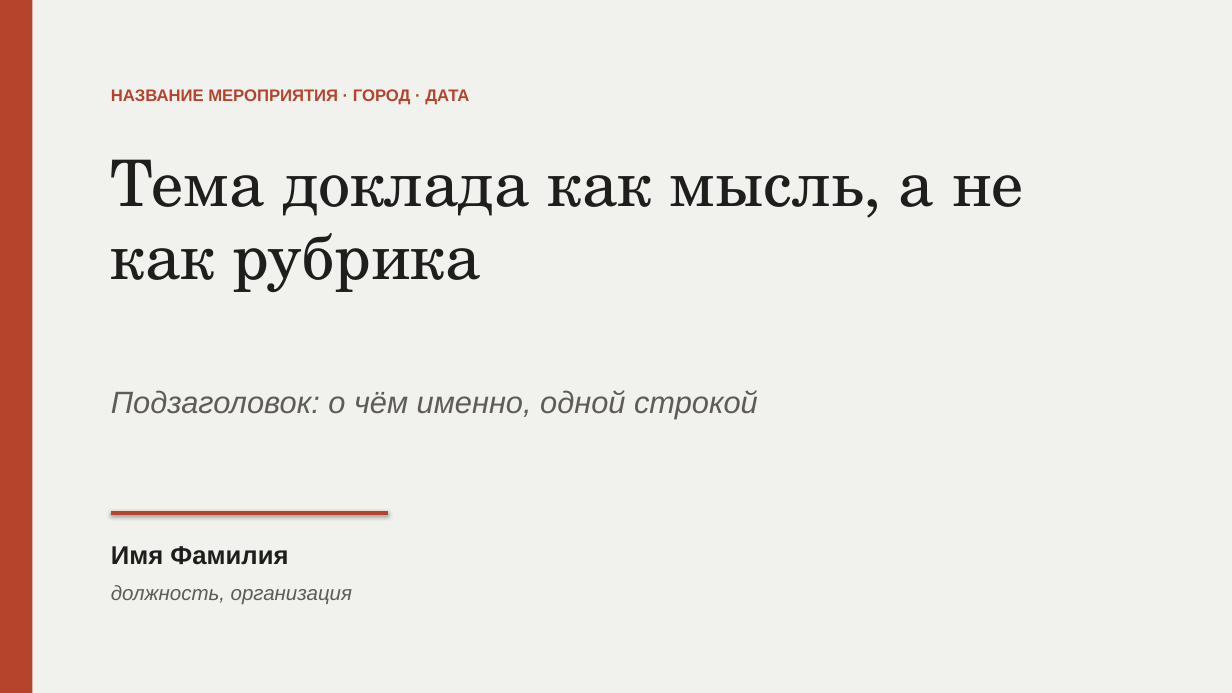
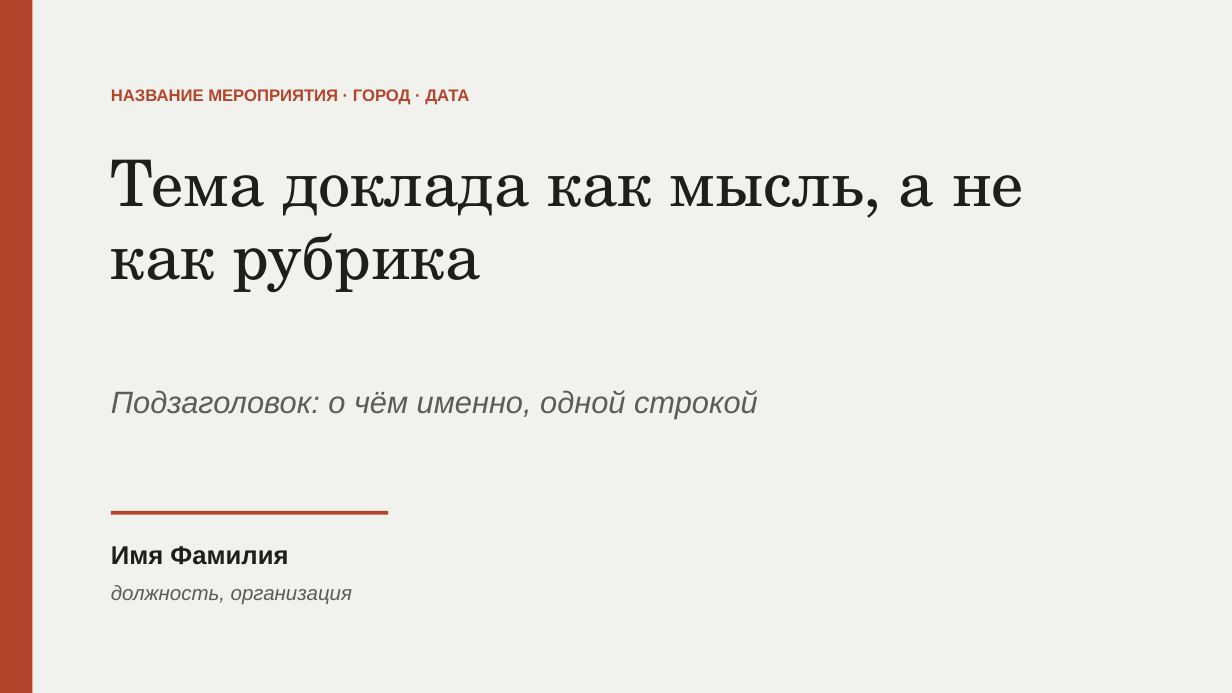
Before and after one commit to AlenaPrasol/vizitka-alena, a slide deck: slide 2 of razbory/prezentaciya-psihologa/fayly/skelet-doklada-15-slaydov.pptx. Drawn at 1232x693 pixels with LibreOffice and Linux fonts; fonts in the diff are those of the drawing. Boxes give left, top, right and bottom in pixels: in the first picture for what was removed or moved away, otherwise in the second. Text is boxed around its words. In the diff, an @@ line names an element or a change of style, - is before the commit and + after.

```diff
--- a/razbory/prezentaciya-psihologa/fayly/skelet-doklada-15-slaydov.pptx
+++ b/razbory/prezentaciya-psihologa/fayly/skelet-doklada-15-slaydov.pptx
@@ line removed from (111, 513) to (388, 513) @@
@@ rectangle added at [111, 511, 388, 515], fill #B4452C @@
```
Also in this commit, not shown: 7 other slides changed, 2 other files.
